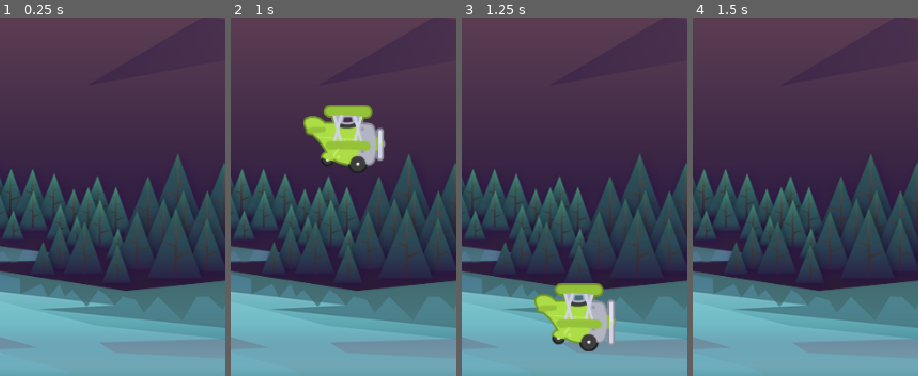
Above: before the commit, frames 1-4 (left to right).
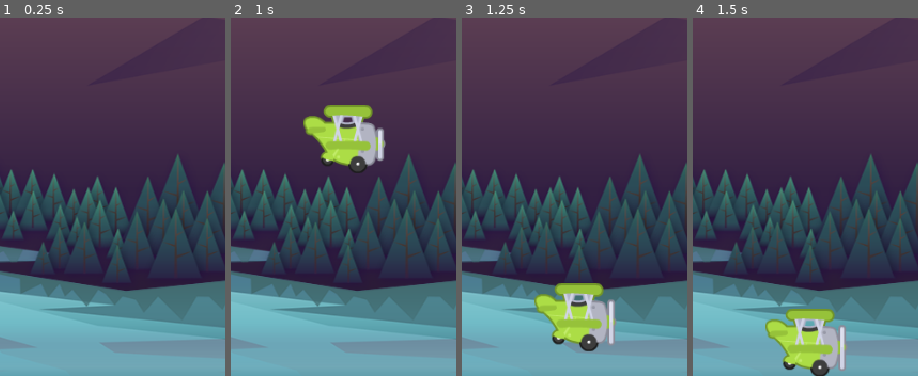
Above: after the commit, the same moments.

Repository: franmerlini/learning-godot
Game: Godot game, scene res://Scenes/Game/Game.tscn
The game is run twice, just before and just after one commit, with the same random seed, the same clock (stepped at 60 frames per second) and the same inputs.
Inputs:
- Up to frame 1 (0.25 s): no input
- Up to frame 2 (1 s): hold Space (power) from 0.53 s (still down)
- Up to frame 3 (1.25 s): keep holding Space (power)
- Up to frame 4 (1.5 s): release Space (power) at 1.28 s; tap Space (power) at 1.35 s
The pictures show only the part of the screen within x 13-63%, y 50-100%; the shares and areas given below are measured in that part.

Frames 1-3 are identical in both runs. In frame 4, 4.8% of the frame differs, in the area x 32-69%, y 81-100%.

Commit message:
add Barrier scene

Diff:
--- /dev/null
+++ b/02-tappy-plane/Barrier/Barrier.tscn
@@ -0,0 +1,15 @@
+[gd_scene load_steps=3 format=3 uid="uid://bvhbqesc1d7cq"]
+
+[sub_resource type="WorldBoundaryShape2D" id="WorldBoundaryShape2D_ton1c"]
+normal = Vector2(0, 1)
+
+[sub_resource type="WorldBoundaryShape2D" id="WorldBoundaryShape2D_27f1k"]
+
+[node name="Barrier" type="StaticBody2D"]
+
+[node name="Upper" type="CollisionShape2D" parent="."]
+shape = SubResource("WorldBoundaryShape2D_ton1c")
+
+[node name="Bottom" type="CollisionShape2D" parent="."]
+position = Vector2(0, 854)
+shape = SubResource("WorldBoundaryShape2D_27f1k")
--- a/02-tappy-plane/Scenes/Game/Game.tscn
+++ b/02-tappy-plane/Scenes/Game/Game.tscn
@@ -1,7 +1,8 @@
-[gd_scene load_steps=3 format=3 uid="uid://p5krqlk1j38n"]
+[gd_scene load_steps=4 format=3 uid="uid://p5krqlk1j38n"]
 
 [ext_resource type="Texture2D" uid="uid://b6a7isoauysxl" path="res://Assets/background/rocks_2.png" id="1_gwu2e"]
 [ext_resource type="PackedScene" uid="uid://b22y1i5tgcul1" path="res://Scenes/TappyPlane/TappyPlane.tscn" id="1_rdw05"]
+[ext_resource type="PackedScene" uid="uid://bvhbqesc1d7cq" path="res://Barrier/Barrier.tscn" id="3_xbxml"]
 
 [node name="Game" type="Node"]
 
@@ -11,3 +12,5 @@
 
 [node name="TappyPlane" parent="." instance=ExtResource("1_rdw05")]
 position = Vector2(184, 261)
+
+[node name="Barrier" parent="." instance=ExtResource("3_xbxml")]
--- a/02-tappy-plane/Scenes/TappyPlane/TappyPlane.gd
+++ b/02-tappy-plane/Scenes/TappyPlane/TappyPlane.gd
@@ -1,4 +1,6 @@
 extends CharacterBody2D
+
+@onready var animated_sprite_2d: AnimatedSprite2D = $AnimatedSprite2D
 
 const JUMP_POWER: float = 350
 
@@ -15,3 +17,9 @@
 		velocity.y -= JUMP_POWER
 		_jumped = false
 	move_and_slide()
+	if is_on_floor():
+		die()
+
+func die() -> void:
+	set_physics_process(false)
+	animated_sprite_2d.stop()
